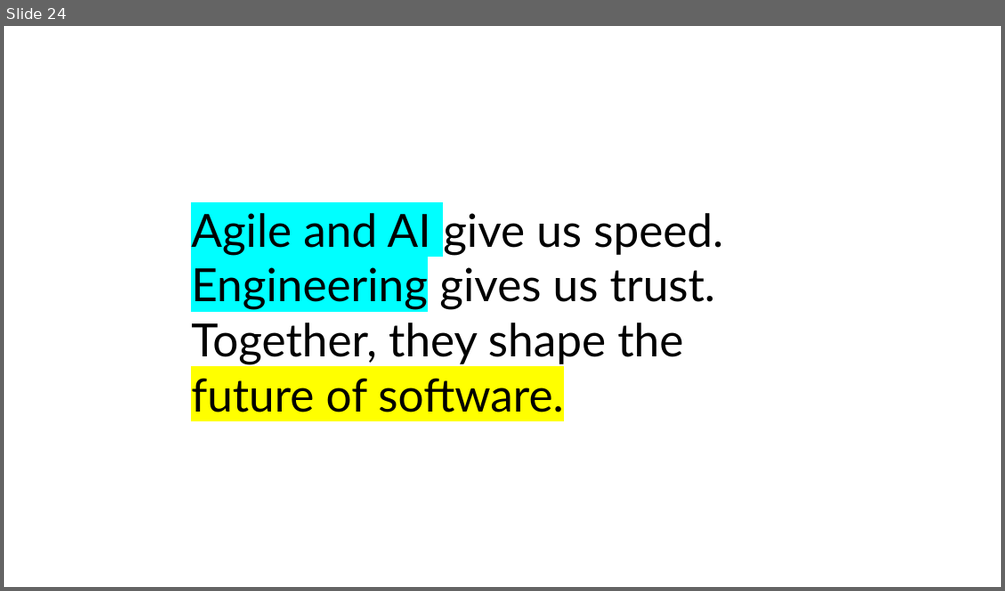
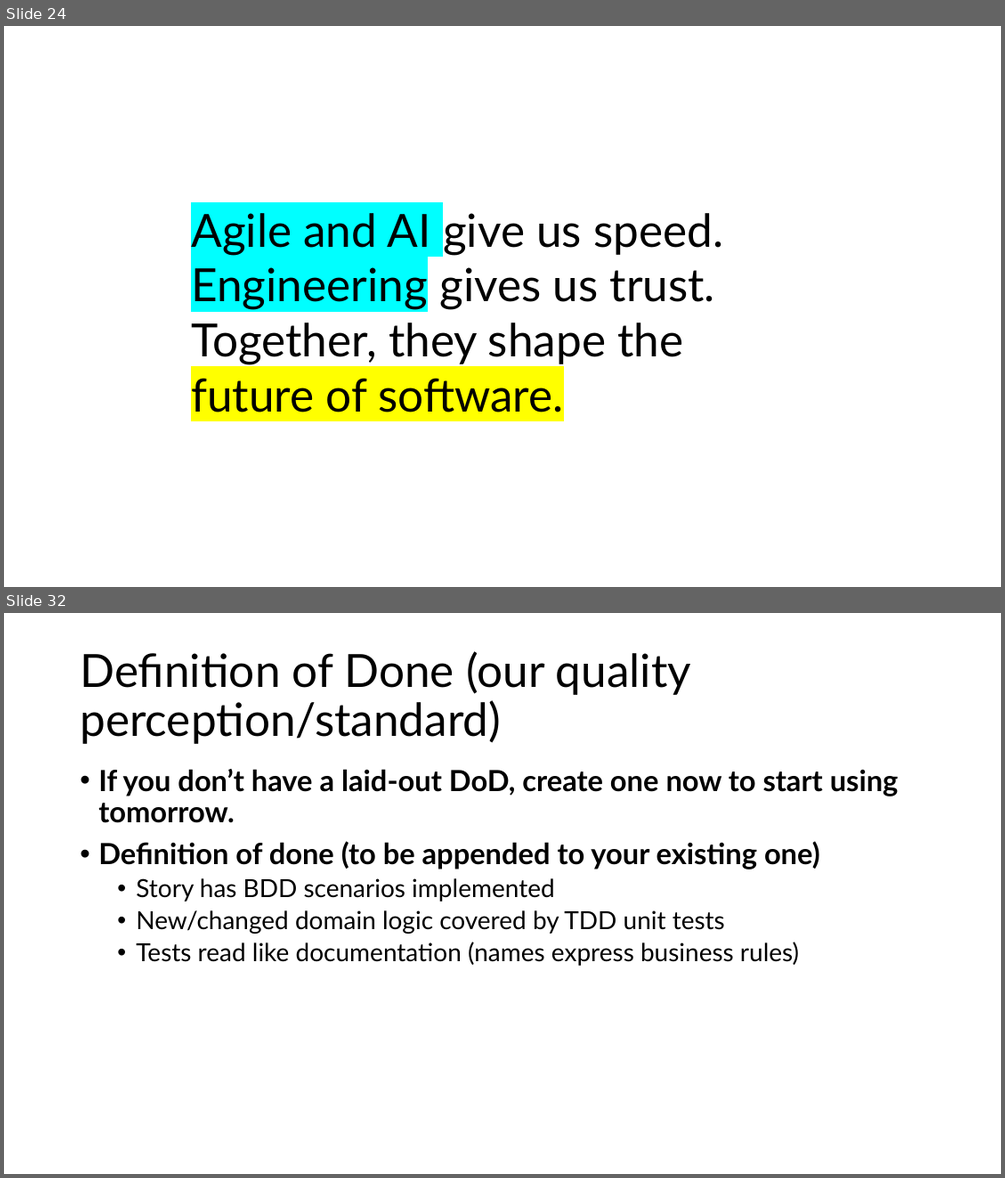
Before and after one commit to HeitorRoriz/NodeJS-Workshop, a slide deck: learning_material/Agile Software Engineering.pptx. Shown one above the other, each under a label of ours: slide 24 before the commit, slides 24 and 32 after it; the slides between them are not shown. The pictures are 1005x591 and 1005x1178 pixels, drawn with LibreOffice and Linux fonts; fonts in the diff are those of the drawing. Boxes give left, top, right and bottom in pixels: in the first picture for what was removed or moved away, otherwise in the second. Text is boxed around its words. In the diff, an @@ line names an element or a change of style, - is before the commit and + after.

```diff
--- a/learning_material/Agile Software Engineering.pptx
+++ b/learning_material/Agile Software Engineering.pptx
@@ slide 32 added at [4,613,1001,1174], background #FFFFFF @@
@@ title added at [80,651,691,744], 44 pt, text #000000 @@
+Definition of Done (our quality perception/standard)
@@ text added at [98,769,898,965], 24 pt, text #000000 @@
+• If you don’t have a laid-out DoD, create one now to start using tomorrow.
+• Definition of done (to be appended to your existing one)
+  • Story has BDD scenarios implemented
+  • New/changed domain logic covered by TDD unit tests
+  • Tests read like documentation (names express business rules)
```
Also in this commit, not shown: 2 slides changed, 10 other slides added, 1 other file.
